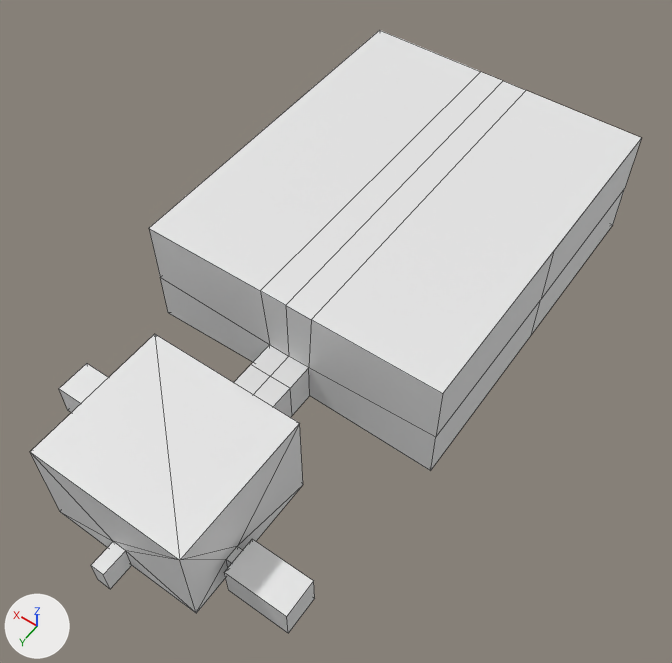
One commit to the FBX model Assets/Sc/Models/Boss+Turto 1.fbx: the scene before it, then after it.
One viewpoint serves both versions: a 50 mm camera at (18.39, 7.42, 10.16) aimed at (23.03, 0.92, -0.06). Every picture has the same lights, and +X, +Y and +Z are marked at lower left. Mesh edges are drawn as thin lines. Where no turn or scale is listed for an object, it has been applied to the vertices.

Before the edit, the objects in view are built like this:
```python
me_mesh = bpy.data.meshes.new('Mesh')
me_mesh.from_pydata(...)  # 32 vertices, 49 faces; spans x -1.14..1.14, y -1.21..1.62, z -0.74..0.74
me_mesh.materials.append(mat_material)  # white #e7e7e7
me_mesh_002 = bpy.data.meshes.new('Mesh.002')
me_mesh_002.from_pydata(...)  # 16 vertices, 13 faces; spans x -0.37..0.663, y -0.967..-0.449, z -0.737..-0.21
me_mesh_002.materials.append(mat_material)  # white #e7e7e7
me_mesh_005 = bpy.data.meshes.new('Mesh.005')
me_mesh_005.from_pydata(...)  # 16 vertices, 13 faces; spans x -0.137..0.896, y -0.259..0.259, z -0.737..-0.21
me_mesh_005.materials.append(mat_material)  # white #e7e7e7
me_plane_001 = bpy.data.meshes.new('Plane.001')
me_plane_001.from_pydata(...)  # 75 vertices, 70 faces; spans x -2.31..2.31, y -3.18..3.2, z -0.99..0.99
me_plane_001.materials.append(mat_material)  # white #e7e7e7
ob_bossroom = bpy.data.objects.new('BossRoom', me_plane_001)
ob_bossroom.location = (23.25, -0.67, 0.15)
ob_turtorial_room = bpy.data.objects.new('Turtorial_Room', me_mesh)
ob_turtorial_room.location = (23.3, 3.74, 0.14)
ob_turtorial_room_02 = bpy.data.objects.new('Turtorial_Room_02', me_mesh_005)
ob_turtorial_room_02.location = (21.27, 4.29, 0.14)
ob_turtorial_room_02_001 = bpy.data.objects.new('Turtorial_Room_02.001', me_mesh_002)
ob_turtorial_room_02_001.location = (24.81, 4.29, 0.14)
```
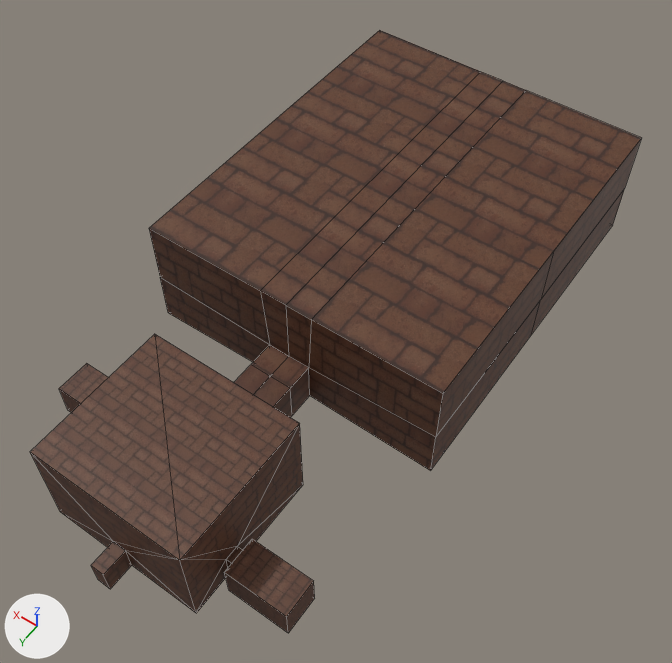
Where the newer file only moved an object's origin or applied its transform, the numbers keep the older frame.

What differs and where, as boxes [x1, y1, x2, y2] in the pictures (672 x 663 px):
'BossRoom', recoloured (white to brown): [149, 30, 641, 471] in both
'Turtorial_Room', recoloured (white to brown): [30, 334, 303, 613] in both
'Turtorial_Room_02', recoloured (white to brown): [224, 539, 315, 633] in both
'Turtorial_Room_02.001', recoloured (white to brown): [59, 363, 109, 413] in both

Edits to the bpy script that builds the scene:
```text
Add img_temple_floor_png:
    img_temple_floor_png = load_image('Temple_Floor.png', '../../Egyptian_Cartoon_Pack/Textures/Temple_Floor.png', 512, 512, 'sRGB')
Add mat_material_001:
    mat_material_001 = principled_material('Material.001')
    mat_material_001.texture = img_temple_floor_png
Change me_plane_001:
    where me_plane_001.from_pydata(...)  # 75 vertices, 70 faces; spans x -2.31..2.31, y -3.18..3.2, z -0.99..0.99
    remove me_plane_001.materials.append(mat_material)  # white #e7e7e7
    add me_plane_001.materials.append(mat_material_001)  # picture img_temple_floor_png
Change me_mesh:
    where me_mesh.from_pydata(...)  # 32 vertices, 49 faces; spans x -1.14..1.14, y -1.21..1.62, z -0.74..0.74
    remove me_mesh.materials.append(mat_material)  # white #e7e7e7
    add me_mesh.materials.append(mat_material_001)  # picture img_temple_floor_png
Change me_mesh_002:
    where me_mesh_002.from_pydata(...)  # 16 vertices, 13 faces; spans x -0.37..0.663, y -0.967..-0.449, z -0.737..-0.21
    remove me_mesh_002.materials.append(mat_material)  # white #e7e7e7
    add me_mesh_002.materials.append(mat_material_001)  # picture img_temple_floor_png
Change me_mesh_005:
    where me_mesh_005.from_pydata(...)  # 16 vertices, 13 faces; spans x -0.137..0.896, y -0.259..0.259, z -0.737..-0.21
    remove me_mesh_005.materials.append(mat_material)  # white #e7e7e7
    add me_mesh_005.materials.append(mat_material_001)  # picture img_temple_floor_png
```
